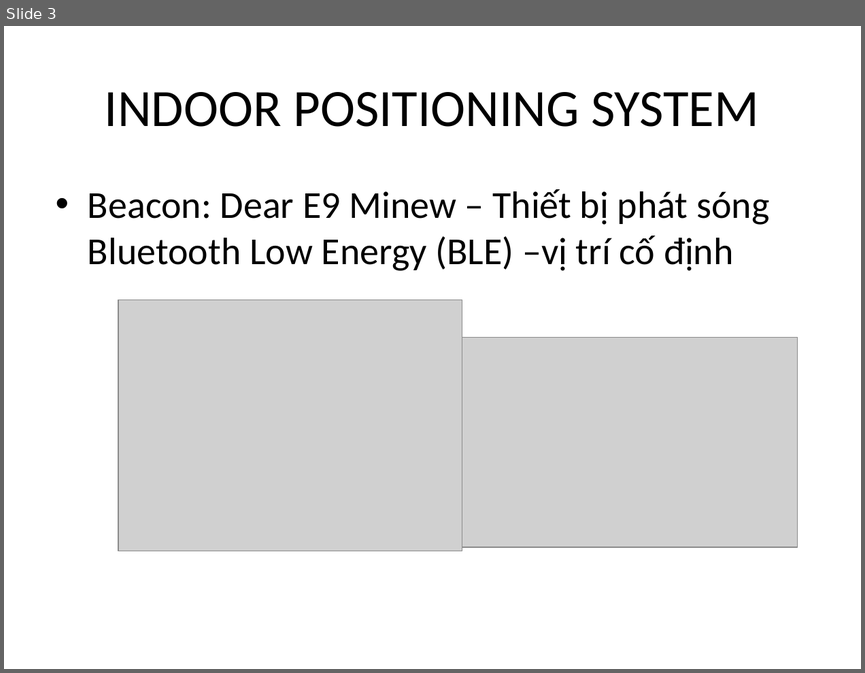
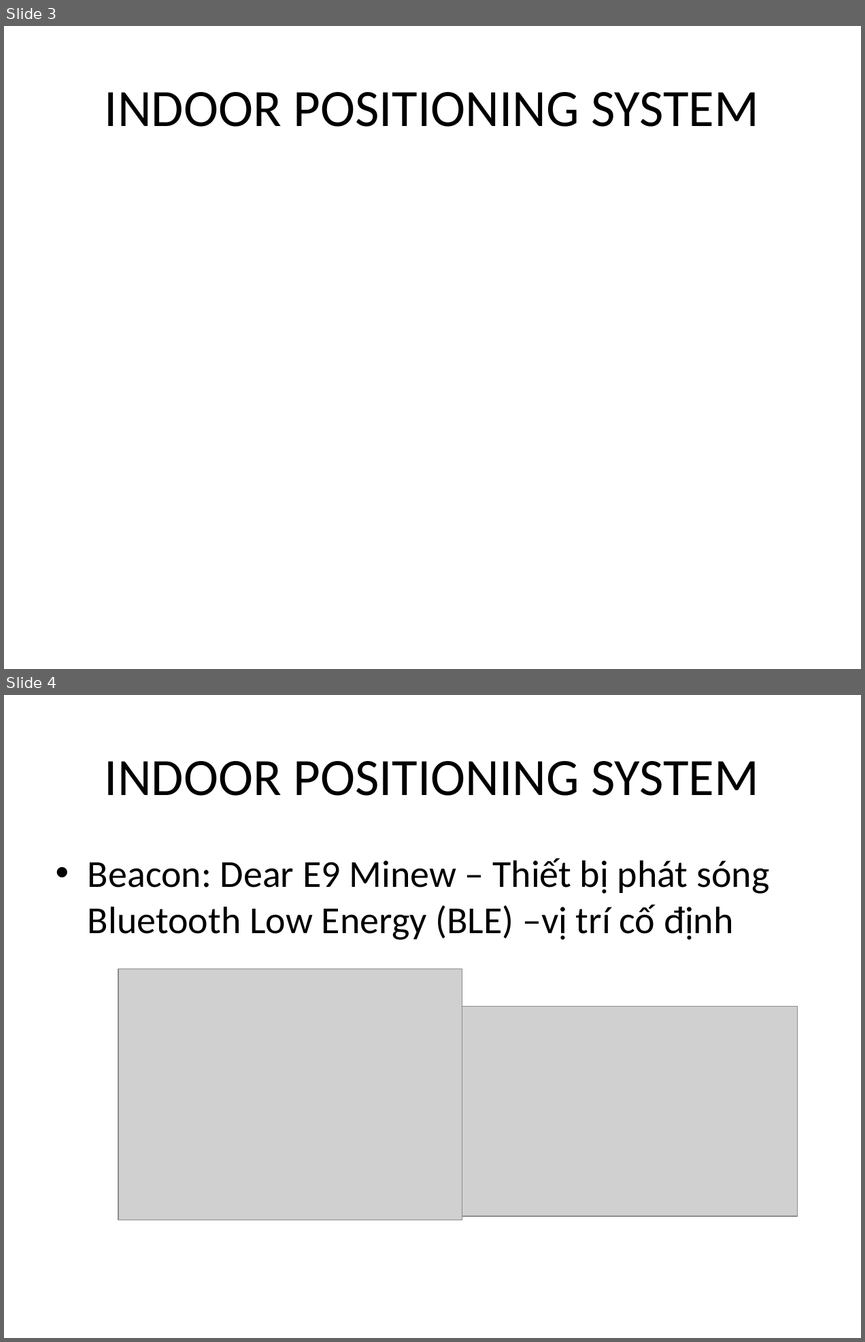
Before and after one commit to letruongthanh3698/BLE_matlab, a slide deck: report/Timeline.Report.pptx. Shown one above the other, each under a label of ours: slide 3 before the commit, slides 3 and 4 after it. The pictures are 865x673 and 865x1342 pixels, drawn with LibreOffice and Linux fonts; fonts in the diff are those of the drawing; grey boxes stand for pictures. Boxes give left, top, right and bottom in pixels: in the first picture for what was removed or moved away, otherwise in the second. Text is boxed around its words. In the diff, an @@ line names an element or a change of style, - is before the commit and + after.

```diff
--- a/report/Timeline.Report.pptx
+++ b/report/Timeline.Report.pptx
@@ slide 3 added at box(4, 26, 861, 669), background #FFFFFF @@
@@ title added at box(105, 92, 759, 127), 44 pt, text #000000 @@
+INDOOR POSITIONING SYSTEM
@@ what was slide 3 is now slide 4 @@
```
Also in this commit, not shown: 2 slides changed, 6 other slides added, 21 other files.
